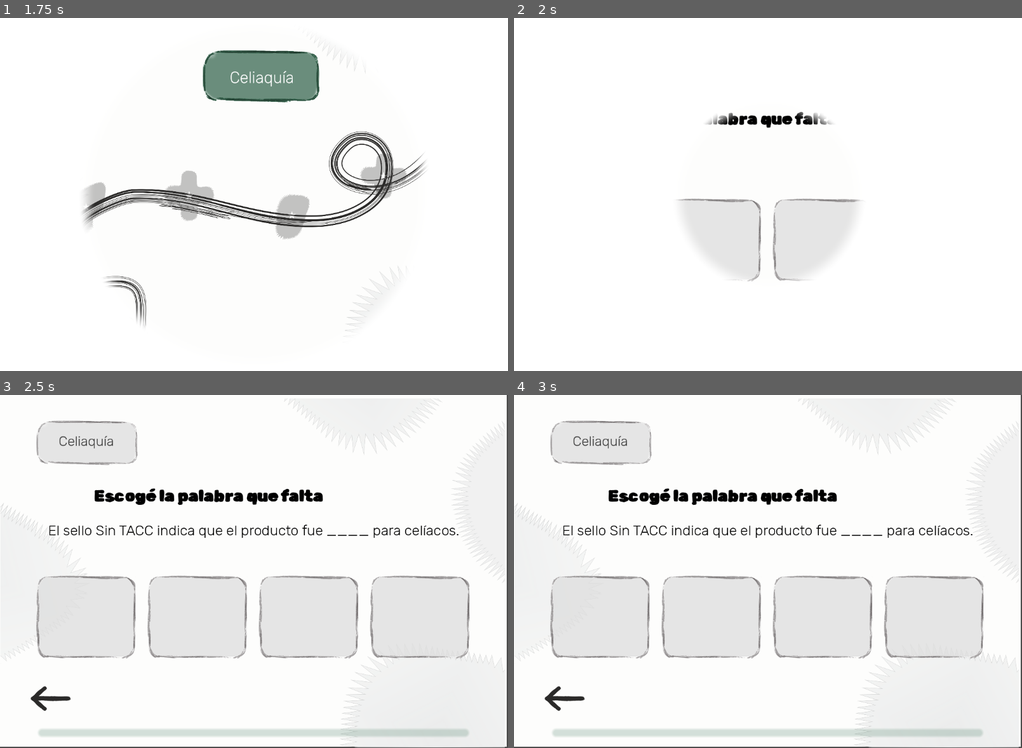
Above: before the commit, frames 1-4 (two rows, left to right).
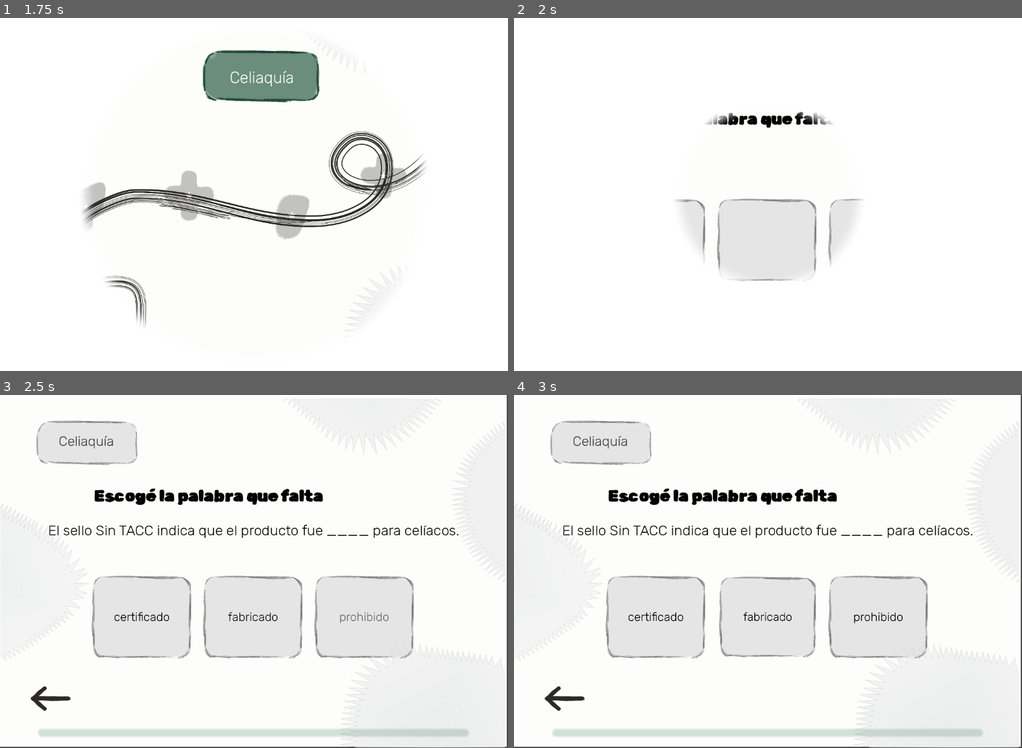
Above: after the commit, the same moments.

Repository: TTIP-e-vidente/e-vidente
Game: Godot game, scene res://preguntas/pregunta.tscn
The game is run twice, just before and just after one commit, with the same random seed, the same clock (stepped at 60 frames per second) and the same inputs. This scene is started directly instead of the project's main scene. Sound files missing from this copy of the repository are replaced by a short silence.
Inputs (mouse positions are in pixels of both pictures, inside the frame that each line leads up to; where the layout moved, square brackets give the same spot in the first picture):
- Up to frame 1 (1.75 s): click (50, 321) at 0.5 s; click (447, 130) at 1.25 s
- Up to frame 2 (2 s): no input
- Up to frame 3 (2.5 s): click (142, 617) [86, 617] at 2 s
- Up to frame 4 (3 s): click (768, 617) [712, 617] at 2.75 s

Frame 1 is identical in both runs. In frame 2, 0.7% of the frame differs, in the area x 32-69%, y 51-75%; in frame 3, 2.5%; in frame 4, 2.5%, in the area x 7-93%, y 51-75%.

Commit message:
Fix: Soluciono errores de dimensiones en pregunta, cambio nombres en el JSON

Diff:
--- a/project/completar/completar_palabra.gd
+++ b/project/completar/completar_palabra.gd
@@ -52,7 +52,7 @@
 )
 @onready var _prompt_label: Label           = $Control/Escoge
 @onready var _sentence_label: RichTextLabel = $Control/Label
-@onready var _options_container: Container  = $Control/Container/HBoxContainer
+@onready var _options_container: Container  = $Control/HBoxContainer
 @onready var _continuar_juego: Node = (
 	$Control/ContinuarJuego if has_node("Control/ContinuarJuego") else null
 )
@@ -123,7 +123,6 @@
 	_answers          = _a_array_texto(
 		challenge_data.get("correct_answers", challenge_data.get("answers", []))
 	)
-	var options: Variant = challenge_data.get("choices", challenge_data.get("options", []))
 
 	_order_matters    = bool(challenge_data.get("order_matters", false))
 	_placed           = []
--- a/project/contenido/mapa/celiaquia_mapa.json
+++ b/project/contenido/mapa/celiaquia_mapa.json
@@ -12,7 +12,7 @@
 						"action": "Prepará",
 						"meal": "un desayuno sin TACC",
 						"connector": "para tu amigue",
-						"restriction": "celíace"
+						"restriction": "celiaquia@"
 					}
 				},
 				{
@@ -22,7 +22,7 @@
 						"action": "Prepará",
 						"meal": "un desayuno sin TACC",
 						"connector": "para tu amigue",
-						"restriction": "celíace"
+						"restriction": "celiaquia@"
 					}
 				},
 				{
@@ -32,7 +32,7 @@
 						"action": "Prepará",
 						"meal": "un desayuno sin TACC",
 						"connector": "para tu amigue",
-						"restriction": "celíace"
+						"restriction": "celiaquia@"
 					}
 				}
 			],
@@ -53,7 +53,7 @@
 						"action": "Prepará",
 						"meal": "una colación sin TACC",
 						"connector": "para tu amigue",
-						"restriction": "celíace"
+						"restriction": "celiaquia@"
 					}
 				},
 				{
@@ -63,7 +63,7 @@
 						"action": "Prepará",
 						"meal": "una colación sin TACC",
 						"connector": "para tu amigue",
-						"restriction": "celíace"
+						"restriction": "celiaquia@"
 					}
 				},
 				{
@@ -73,7 +73,7 @@
 						"action": "Prepará",
 						"meal": "una colación sin TACC",
 						"connector": "para tu amigue",
-						"restriction": "celíace"
+						"restriction": "celiaquia@"
 					}
 				}
 			]
@@ -92,7 +92,7 @@
 						"action": "Prepará",
 						"meal": "un plato sin TACC",
 						"connector": "para tu amigue",
-						"restriction": "celíace"
+						"restriction": "celiaquia@"
 					}
 				},
 				{
@@ -111,7 +111,7 @@
 						"action": "Prepará",
 						"meal": "un desayuno sin TACC",
 						"connector": "para tu amigue",
-						"restriction": "celíace"
+						"restriction": "celiaquia@"
 					}
 				},
 				{
@@ -125,7 +125,7 @@
 						"action": "Prepará",
 						"meal": "un desayuno sin TACC",
 						"connector": "para tu amigue",
-						"restriction": "celíace"
+						"restriction": "celiaquia@"
 					}
 				}
 			]
@@ -141,7 +141,7 @@
 						"action": "Prepará",
 						"meal": "un plato sin TACC",
 						"connector": "para tu amigue",
-						"restriction": "celíace"
+						"restriction": "celiaquia@"
 					}
 				},
 				{
@@ -155,7 +155,7 @@
 						"action": "Prepará",
 						"meal": "un plato sin TACC",
 						"connector": "para tu amigue",
-						"restriction": "celíace"
+						"restriction": "celiaquia@"
 					}
 				}
 			]
@@ -171,7 +171,7 @@
 						"action": "Prepará",
 						"meal": "un plato sin TACC",
 						"connector": "para tu amigue",
-						"restriction": "celíace"
+						"restriction": "celiaquia@"
 					}
 				},
 				{
@@ -199,7 +199,7 @@
 						"action": "Prepará",
 						"meal": "un plato sin TACC",
 						"connector": "para tu amigue",
-						"restriction": "celíace"
+						"restriction": "celiaquia@"
 					}
 				},
 				{
@@ -237,7 +237,7 @@
 						"action": "Prepará",
 						"meal": "un plato sin TACC",
 						"connector": "para tu amigue",
-						"restriction": "celíace"
+						"restriction": "celiaquia@"
 					}
 				},
 				{
@@ -262,7 +262,7 @@
 						"action": "Prepará",
 						"meal": "un plato sin TACC",
 						"connector": "para tu amigue",
-						"restriction": "celíace"
+						"restriction": "celiaquia@"
 					}
 				},
 				{
@@ -287,7 +287,7 @@
 						"action": "Prepará",
 						"meal": "un plato sin TACC",
 						"connector": "para tu amigue",
-						"restriction": "celíace"
+						"restriction": "celiaquia@"
 					}
 				},
 				{
@@ -321,7 +321,7 @@
 						"action": "Prepará",
 						"meal": "un plato sin TACC",
 						"connector": "para tu amigue",
-						"restriction": "celíace"
+						"restriction": "celiaquia@"
 					}
 				}
 			]
@@ -337,7 +337,7 @@
 						"action": "Prepará",
 						"meal": "un plato sin TACC",
 						"connector": "para tu amigue",
-						"restriction": "celíace"
+						"restriction": "celiaquia@"
 					}
 				},
 				{
@@ -361,7 +361,7 @@
 						"action": "Prepará",
 						"meal": "una cena sin TACC",
 						"connector": "para tu amigue",
-						"restriction": "celíace"
+						"restriction": "celiaquia@"
 					}
 				},
 				{
@@ -385,7 +385,7 @@
 						"action": "Prepará",
 						"meal": "un plato sin TACC",
 						"connector": "para tu amigue",
-						"restriction": "celíace"
+						"restriction": "celiaquia@"
 					}
 				},
 				{
@@ -410,7 +410,7 @@
 						"action": "Prepará",
 						"meal": "un plato sin TACC",
 						"connector": "para tu amigue",
-						"restriction": "celíace"
+						"restriction": "celiaquia@"
 					}
 				},
 				{
@@ -434,7 +434,7 @@
 						"action": "Prepará",
 						"meal": "un plato sin TACC",
 						"connector": "para tu amigue",
-						"restriction": "celíace"
+						"restriction": "celiaquia@"
 					}
 				},
 				{
@@ -458,7 +458,7 @@
 						"action": "Prepará",
 						"meal": "un plato sin TACC",
 						"connector": "para tu amigue",
-						"restriction": "celíace"
+						"restriction": "celiaquia@"
 					}
 				},
 				{
@@ -482,7 +482,7 @@
 						"action": "Prepará",
 						"meal": "un plato sin TACC",
 						"connector": "para tu amigue",
-						"restriction": "celíace"
+						"restriction": "celiaquia@"
 					}
 				},
 				{
@@ -515,7 +515,7 @@
 						"action": "Prepará",
 						"meal": "un plato sin TACC",
 						"connector": "para tu amigue",
-						"restriction": "celíace"
+						"restriction": "celiaquia@"
 					}
 				}
 			]
@@ -531,7 +531,7 @@
 						"action": "Prepará",
 						"meal": "un plato sin TACC",
 						"connector": "para tu amigue",
-						"restriction": "celíace"
+						"restriction": "celiaquia@"
 					}
 				},
 				{
@@ -567,7 +567,7 @@
 						"action": "Prepará",
 						"meal": "una cena sin TACC",
 						"connector": "para tu amigue",
-						"restriction": "celíace"
+						"restriction": "celiaquia@"
 					}
 				},
 				{
@@ -588,7 +588,7 @@
 						"action": "Prepará",
 						"meal": "un plato sin TACC",
 						"connector": "para tu amigue",
-						"restriction": "celíace"
+						"restriction": "celiaquia@"
 					}
 				},
 				{
@@ -622,7 +622,7 @@
 						"action": "Prepará",
 						"meal": "un plato sin TACC",
 						"connector": "para tu amigue",
-						"restriction": "celíace"
+						"restriction": "celiaquia@"
 					}
 				}
 			]
@@ -638,7 +638,7 @@
 						"action": "Prepará",
 						"meal": "un plato sin TACC",
 						"connector": "para tu amigue",
-						"restriction": "celíace"
+						"restriction": "celiaquia@"
 					}
 				},
 				{
@@ -672,7 +672,7 @@
 						"action": "Prepará",
 						"meal": "un plato sin TACC",
 						"connector": "para tu amigue",
-						"restriction": "celíace"
+						"restriction": "celiaquia@"
 					}
 				}
 			]
@@ -688,7 +688,7 @@
 						"action": "Prepará",
 						"meal": "un plato sin TACC",
 						"connector": "para tu amigue",
-						"restriction": "celíace"
+						"restriction": "celiaquia@"
 					}
 				},
 				{
@@ -722,7 +722,7 @@
 						"action": "Prepará",
 						"meal": "un plato sin TACC",
 						"connector": "para tu amigue",
-						"restriction": "celíace"
+						"restriction": "celiaquia@"
 					}
 				}
 			]
@@ -742,7 +742,7 @@
 						"action": "Prepará",
 						"meal": "un plato sin TACC",
 						"connector": "para tu amigue",
-						"restriction": "celíace"
+						"restriction": "celiaquia@"
 					}
 				},
 				{
--- a/project/niveles/botones.gd
+++ b/project/niveles/botones.gd
@@ -6,8 +6,8 @@
 var tween_rebote: Tween
 
 
-func ajustar_fuente(label: Label, texto: String) -> void:
-	label.text = texto
+func ajustar_fuente(_label: Label, texto: String) -> void:
+	_label.text = texto
 
 	var largo := texto.length()
 	var font_size := 50
@@ -19,7 +19,7 @@
 	elif largo > 24:
 		font_size = 46
 
-	label.add_theme_font_size_override("font_size", font_size)
+	_label.add_theme_font_size_override("font_size", font_size)
 
 
 func _ready() -> void:
--- a/project/niveles/botones_con_movimiento.gd
+++ b/project/niveles/botones_con_movimiento.gd
@@ -7,8 +7,8 @@
 var tween_rebote: Tween
 
 
-func ajustar_fuente(label: Label, texto: String) -> void:
-	label.text = texto
+func ajustar_fuente(_label: Label, texto: String) -> void:
+	_label.text = texto
 
 	var largo := texto.length()
 	var font_size := 32
@@ -20,8 +20,8 @@
 	elif largo > 24:
 		font_size = 28
 
-	label.remove_theme_font_size_override("font_size")
-	label.add_theme_font_size_override("font_size", font_size)
+	_label.remove_theme_font_size_override("font_size")
+	_label.add_theme_font_size_override("font_size", font_size)
 
 
 func _ready() -> void:
--- a/project/niveles/botones_intro.gd
+++ b/project/niveles/botones_intro.gd
@@ -7,8 +7,8 @@
 var tween_rebote: Tween
 
 
-func ajustar_fuente(label: Label, texto: String) -> void:
-	label.text = texto
+func ajustar_fuente(_label: Label, texto: String) -> void:
+	_label.text = texto
 
 	var largo := texto.length()
 	var font_size := 50
@@ -20,7 +20,7 @@
 	elif largo > 24:
 		font_size = 46
 
-	label.add_theme_font_size_override("font_size", font_size)
+	_label.add_theme_font_size_override("font_size", font_size)
 
 
 func _ready() -> void:
--- a/project/preguntas/pregunta.gd
+++ b/project/preguntas/pregunta.gd
@@ -92,7 +92,6 @@
 @onready var _visual_panel: Panel = $Contenido/Informacion/Visual
 @onready var _imagen_pregunta: TextureRect = $Contenido/Informacion/Visual/Imagen
 @onready var _audio_player: AudioStreamPlayer2D = $Contenido/Audio
-@onready var _contenido: Control = $Contenido
 @onready var _panel_final: ColorRect = $Contenido/GameOver
 @onready var _titulo_panel_final: Label = $Contenido/GameOver/Aciertos
 @onready var _puntaje_panel_final: Label = $Contenido/GameOver/Puntaje
--- a/project/preguntas/pregunta.tscn
+++ b/project/preguntas/pregunta.tscn
@@ -96,14 +96,12 @@
 [node name="ContinuarJuego" parent="Contenido" unique_id=872199267 instance=ExtResource("8_continuar")]
 
 [node name="Preguntas" type="Control" parent="Contenido" unique_id=65404677]
-layout_direction = 1
 layout_mode = 1
 anchors_preset = 0
 offset_left = 360.0
 offset_top = 311.0
-offset_right = 935.0
-offset_bottom = 739.0
-scale = Vector2(0.8008234, 0.8008234)
+offset_right = 799.0
+offset_bottom = 616.0
 
 [node name="Boton1" type="Button" parent="Contenido/Preguntas" unique_id=1288158361]
 custom_minimum_size = Vector2(0, 76)
@@ -121,14 +119,31 @@
 theme_override_styles/focus = SubResource("StyleBoxTexture_btn1")
 icon = ExtResource("8_mwqfo")
 flat = true
+icon_alignment = 1
+expand_icon = true
+
+[node name="TextoOpcion" type="Label" parent="Contenido/Preguntas/Boton1" unique_id=111111111]
+layout_mode = 1
+anchors_preset = 15
+anchor_right = 1.0
+anchor_bottom = 1.0
+offset_left = 20.0
+offset_top = 20.0
+offset_right = -20.0
+offset_bottom = -20.0
+grow_horizontal = 2
+grow_vertical = 2
+theme_override_colors/font_color = Color(0, 0, 0, 1)
+horizontal_alignment = 1
+vertical_alignment = 1
+autowrap_mode = 3
 
 [node name="Boton2" type="Button" parent="Contenido/Preguntas" unique_id=1753944457]
-custom_minimum_size = Vector2(0, 450)
-layout_direction = 1
+custom_minimum_size = Vector2(0, 76)
 layout_mode = 0
 offset_top = 157.0
-offset_right = 599.0
-offset_bottom = 443.0
+offset_right = 439.0
+offset_bottom = 305.0
 size_flags_vertical = 3
 theme_override_colors/font_color = Color(0, 0, 0, 1)
 theme_override_colors/font_disabled_color = Color(1, 1, 1, 0.85)
@@ -140,6 +155,24 @@
 theme_override_styles/focus = SubResource("StyleBoxTexture_btn2")
 icon = ExtResource("8_mwqfo")
 flat = true
+icon_alignment = 1
+expand_icon = true
+
+[node name="TextoOpcion" type="Label" parent="Contenido/Preguntas/Boton2" unique_id=222222222]
+layout_mode = 1
+anchors_preset = 15
+anchor_right = 1.0
+anchor_bottom = 1.0
+offset_left = 20.0
+offset_top = 20.0
+offset_right = -20.0
+offset_bottom = -20.0
+grow_horizontal = 2
+grow_vertical = 2
+theme_override_colors/font_color = Color(0, 0, 0, 1)
+horizontal_alignment = 1
+vertical_alignment = 1
+autowrap_mode = 3
 
 [node name="Preguntasx3" type="Control" parent="Contenido" unique_id=1755994207]
 visible = false
Not shown, changed: .gitignore
